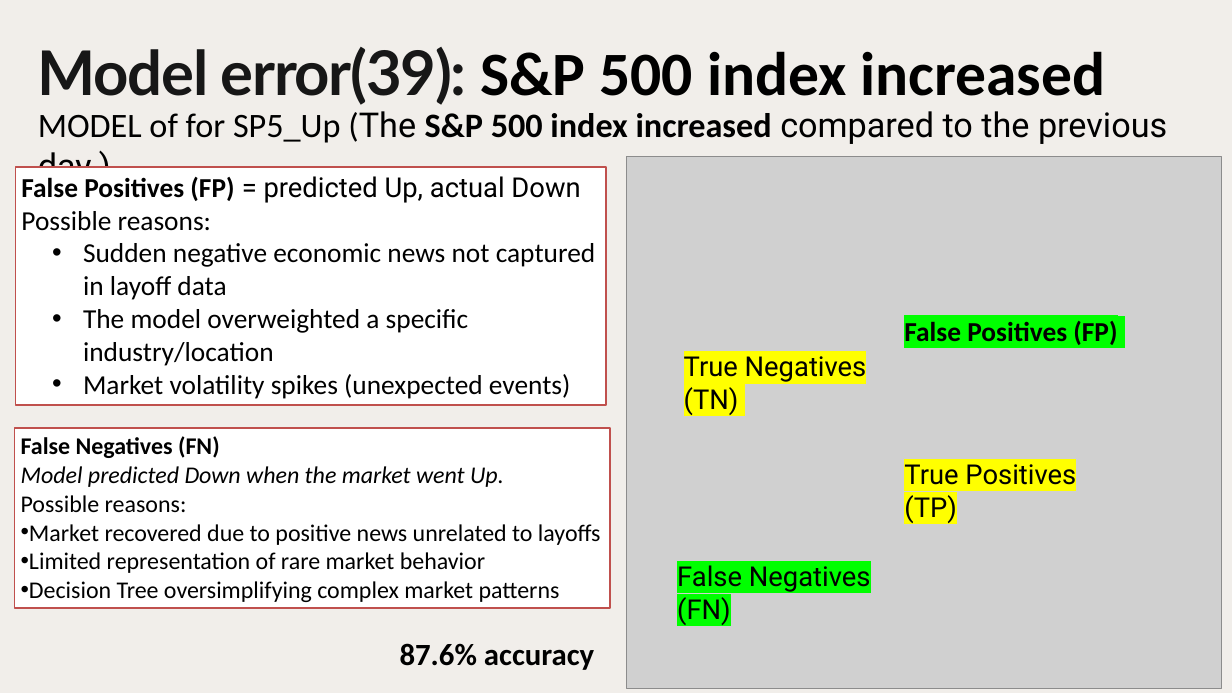
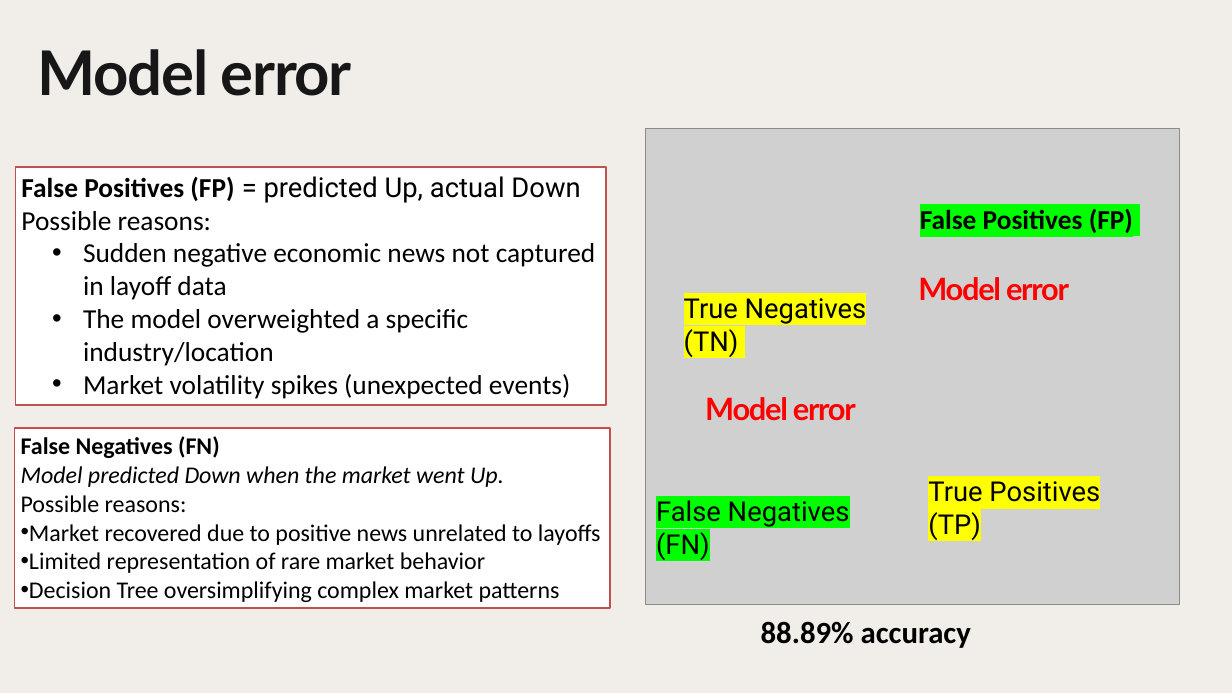
Before and after one commit to Alice-Jhang-spaces/Economic-Predictions-By-Layoffs, a slide deck: slide 13 of slide/Economic_by_layoffs.pptx (slide 11 before the commit). Drawn at 1232x693 pixels with LibreOffice and Linux fonts; fonts in the diff are those of the drawing; grey boxes stand for pictures. Boxes give left, top, right and bottom in pixels: in the first picture for what was removed or moved away, otherwise in the second. Text is boxed around its words. In the diff, an @@ line names an element or a change of style, - is before the commit and + after.

Commit message:
update the slide

```diff
--- a/slide/Economic_by_layoffs.pptx
+++ b/slide/Economic_by_layoffs.pptx
@@ text at (38,49,352,96): text changed; font Calibri to Lato; text colour #000000 to #171717 @@
-Model error(39): S&P 500 index increased
+Model error
@@ text removed at (38,111,1167,144) @@
-MODEL of for SP5_Up (The S&P 500 index increased compared to the previous day.)
@@ picture: place and size @@
-picture at (626,156,1222,688)
+picture at (646,128,1179,604)
@@ text "False Positives (FP)": place and size @@
-text "False Positives (FP)" at (904,321,1117,345)
+text "False Positives (FP)" at (920,209,1133,233)
@@ text "True Negatives (TN)": place and size @@
-text "True Negatives (TN)" at (684,351,867,415)
+text "True Negatives (TN)" at (684,293,867,357)
@@ text added at (918,277,1069,301), 36 pt, text #FF0000, bold @@
+Model error
@@ text added at (705,397,856,421), 36 pt, text #FF0000, bold @@
+Model error
@@ text "True Positives (TP)": place and size @@
-text "True Positives (TP)" at (904,464,1076,523)
+text "True Positives (TP)" at (928,481,1100,540)
@@ text "False Negatives (FN)": place and size @@
-text "False Negatives (FN)" at (677,565,871,625)
+text "False Negatives (FN)" at (656,500,850,560)
@@ text added at (761,621,971,648), 36 pt, text #000000, bold @@
+88.89% accuracy
@@ text removed at (400,643,594,670) @@
-87.6% accuracy
```
Also in this commit, not shown: 6 other slides changed, 1 slide added, 2 slides removed.
